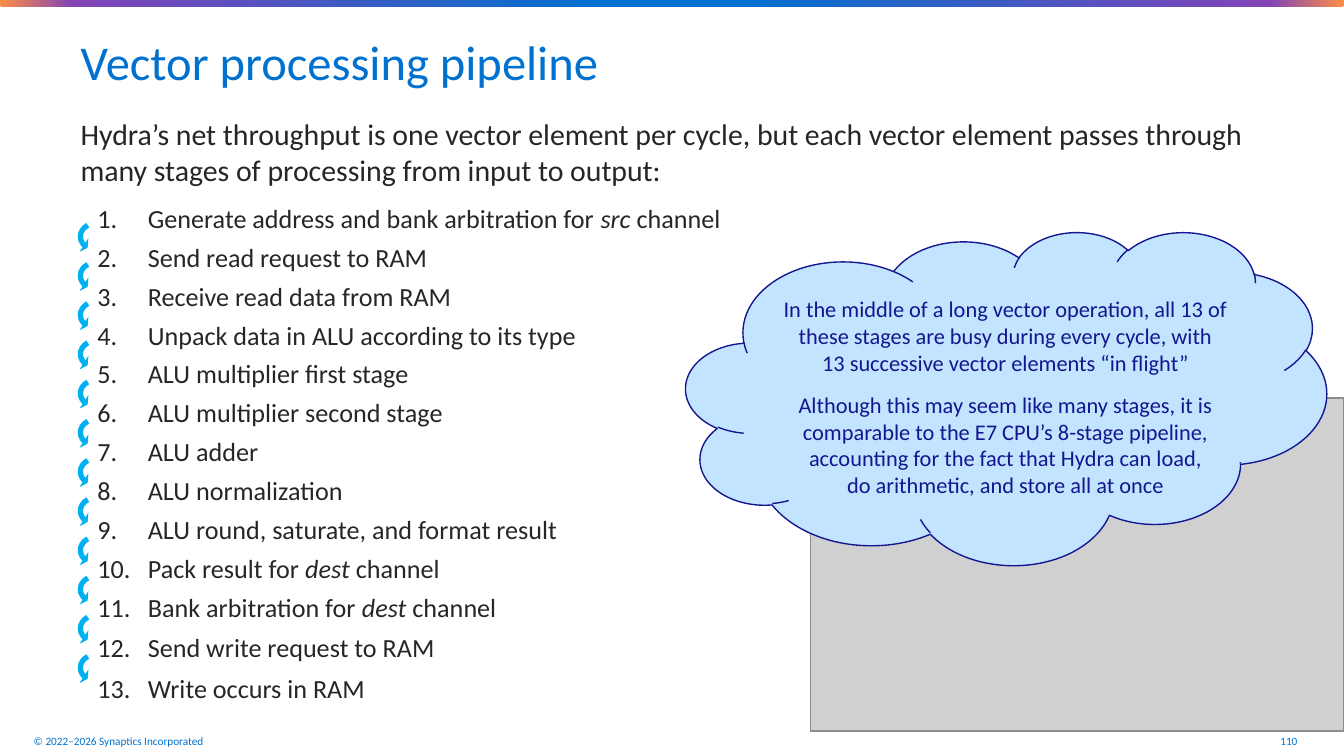
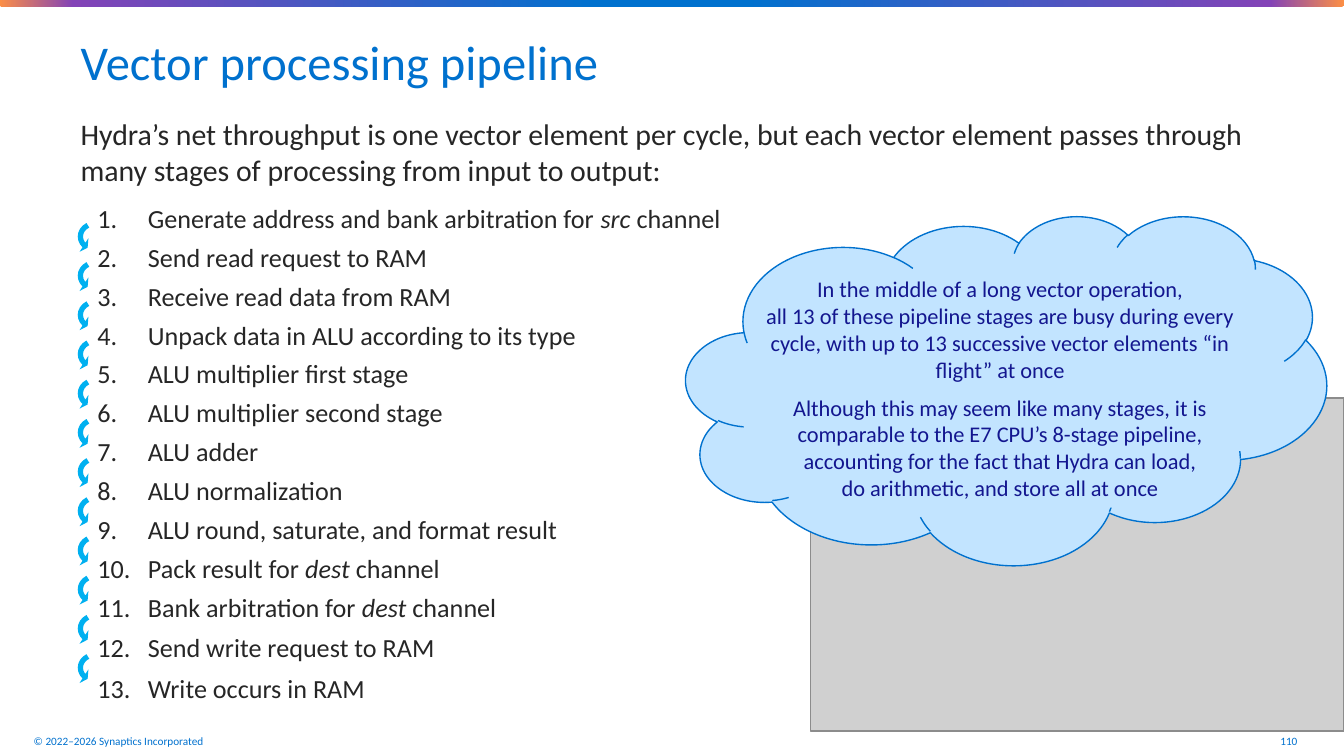
Before and after one commit to synaptics-public/synaptics-hydra, a slide deck: slide 110 of doc/hydra4-architecture-overview.pptx. Drawn at 1344x756 pixels with LibreOffice and Linux fonts; fonts in the diff are those of the drawing; grey boxes stand for pictures; background and template pictures are left out. Boxes give left, top, right and bottom in pixels: in the first picture for what was removed or moved away, otherwise in the second. Text is boxed around its words. In the diff, an @@ line names an element or a change of style, - is before the commit and + after.

Commit message:
Various improvements to the Hydra slide deck.

```diff
--- a/doc/hydra4-architecture-overview.pptx
+++ b/doc/hydra4-architecture-overview.pptx
@@ cloud: place and size @@
-cloud at bbox=[685, 231, 1327, 564]
+cloud at bbox=[685, 215, 1327, 564]
@@ cloud at bbox=[685, 215, 1327, 564]: outline #13168F 0.75 pt to #0071CE 0.75 pt @@
@@ text "In the middle of a ...": place and size @@
-text "In the middle of a ..." at bbox=[784, 301, 1227, 496]
+text "In the middle of a ..." at bbox=[766, 281, 1233, 499]
@@ text at bbox=[766, 281, 1233, 382]: text changed @@
-In the middle of a long vector operation, all 13 of these stages are busy during every cycle, with 13 successive vector elements “in flight”
+In the middle of a long vector operation,
+all 13 of these pipeline stages are busy during every cycle, with up to 13 successive vector elements “in flight” at once
@@ text at bbox=[793, 400, 1207, 499]: less space between paragraphs @@
@@ rectangle: place and size @@
-rectangle at bbox=[1179, 402, 1253, 462]
+rectangle at bbox=[1179, 391, 1253, 452]
@@ rectangle: place and size @@
-rectangle at bbox=[1063, 461, 1126, 513]
+rectangle at bbox=[1063, 456, 1126, 508]
```
Also in this commit, not shown: 52 other slides changed, 2 slides added, 1 other file.
